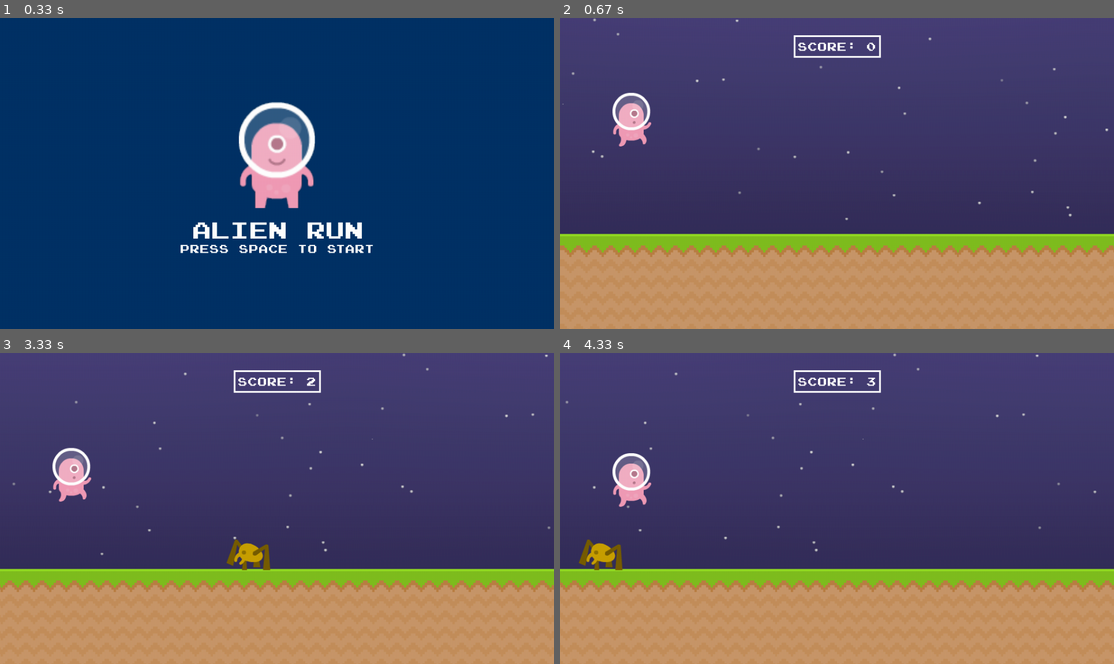
Above: before the commit, frames 1-4 (two rows, left to right).
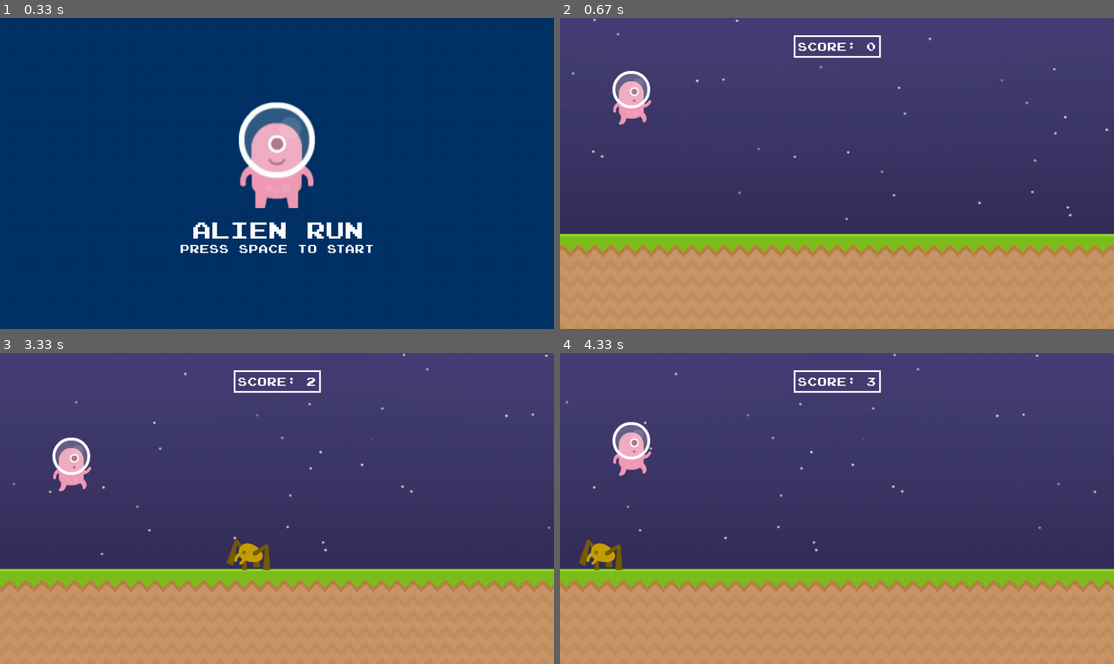
Above: after the commit, the same moments.

Repository: jakubvod/pygame_game
Game: pygame game, started from alien_run.py
The game is run twice, just before and just after one commit, with the same random seed, the same clock (stepped at 60 frames per second) and the same inputs.
Inputs:
- Up to frame 1 (0.33 s): no input
- Up to frame 2 (0.67 s): tap Space at 0.33 s
- Up to frame 3 (3.33 s): tap Space at 3.17 s
- Up to frame 4 (4.33 s): tap Space at 3.57, 3.87, 4.07 s

Frame 1 is identical in both runs. In frame 2, 1.3% of the frame differs, in the area x 9-17%, y 16-42%; in frame 3, 0.9%; in frame 4, 1.5%, in the area x 9-17%, y 22-50%.

Commit message:
add coin pickup (with pickup class)

Diff:
--- a/alien_run.py
+++ b/alien_run.py
@@ -27,7 +27,7 @@
     def check_input(self) -> None:
         keys = pygame.key.get_pressed()
         if keys[pygame.K_SPACE] and self.rect.bottom >= PLAYER_HEIGHT:
-            self.gravity = -18
+            self.gravity = -20
 
     def apply_gravity(self) -> None:
         self.gravity += 1
@@ -82,15 +82,55 @@
         self.rect.x -= 6
         self.destroy()
 
-def collision() -> bool:
+
+class Pickup(pygame.sprite.Sprite):
+    def __init__(self, name: str) -> None:
+        super().__init__()
+        self.animation_index = 0.0
+        self.animations: list[pygame.Surface] = []
+
+        if name == "coin":
+            self.type: str = "coin"
+            self.animations.append(pygame.transform.rotozoom(pygame.image.load(abs_path / "graphics" / "pickups" / "coin" / "silver_1.png").convert_alpha(), 0, 0.5))
+            self.animations.append(pygame.transform.rotozoom(pygame.image.load(abs_path / "graphics" / "pickups" / "coin" / "silver_2.png").convert_alpha(), 0, 0.5))
+            self.animations.append(pygame.transform.rotozoom(pygame.image.load(abs_path / "graphics" / "pickups" / "coin" / "silver_3.png").convert_alpha(), 0, 0.5))
+            self.animations.append(pygame.transform.rotozoom(pygame.image.load(abs_path / "graphics" / "pickups" / "coin" / "silver_4.png").convert_alpha(), 0, 0.5))
+            self.animations.append(pygame.transform.rotozoom(pygame.image.load(abs_path / "graphics" / "pickups" / "coin" / "silver_5.png").convert_alpha(), 0, 0.5))
+            self.animations.append(pygame.transform.rotozoom(pygame.image.load(abs_path / "graphics" / "pickups" / "coin" / "silver_6.png").convert_alpha(), 0, 0.5))
+            self.image = self.animations[int(self.animation_index)]
+            self.rect = self.image.get_rect(midbottom = (randint(1600, 3000), randint(PLAYER_HEIGHT - 18, PLAYER_HEIGHT - 4)))
+
+    def animate(self) -> None:
+        self.animation_index += 0.15
+        if self.animation_index >= len(self.animations): self.animation_index = 0
+        self.image = self.animations[int(self.animation_index)]
+
+    def destroy(self) -> None:
+        if self.rect.right <= 0:
+            self.kill()
+
+    def update(self) -> None:
+        self.animate()
+        self.rect.x -= 5
+        self.destroy()
+
+
+
+def collision(coin_score: int) -> bool:
     if pygame.sprite.spritecollide(player.sprite, obstacle_group, False):
         obstacle_group.empty()
-        return True
-    return False
-
-def display_score() -> int:
+        pickup_group.empty()
+        return False, coin_score
+
+    for pickup in pygame.sprite.spritecollide(player.sprite, pickup_group, True):
+        if pickup.type == "coin":
+            coin_score += 5
+
+    return True, coin_score
+
+def display_score(coin_score: int) -> int:
     # Score
-    time = int((pygame.time.get_ticks() - start_time) / 1000)
+    time = int((pygame.time.get_ticks() - start_time) / 1000) + coin_score
     surf = font.render(f"Score: {time}", False, (255, 255, 255))
     rect = surf.get_rect(center = (SCREEN_WIDTH / 2, SCREEN_HEIGHT * 0.09))
     screen.blit(surf, rect)
@@ -172,6 +212,7 @@
 game_active = False
 start_time = 0
 score = 0
+coin_score = 0 # One coin collected equals +5 score
 highscore = load_highscore()
 
 # Font
@@ -191,10 +232,13 @@
 player = pygame.sprite.GroupSingle()
 player.add(Player())
 obstacle_group = pygame.sprite.Group()
-
-# Obstacle timer
+pickup_group = pygame.sprite.Group()
+
+# Timers
 obstacle_timer = pygame.USEREVENT + 1
 pygame.time.set_timer(obstacle_timer,1700)
+pickup_timer = pygame.USEREVENT + 2
+pygame.time.set_timer(pickup_timer, 5000)
 
 
 while True:
@@ -206,6 +250,8 @@
         if game_active:
             if event.type == obstacle_timer:
                 obstacle_group.add(Obstacle(choice(["spider", "spider", "fly"])))
+            if event.type == pickup_timer:
+                pickup_group.add(Pickup(choice(["coin"]) ))
         else:
             if event.type == pygame.KEYDOWN and event.key == pygame.K_SPACE:
                 game_active = True
@@ -221,10 +267,11 @@
         obstacle_group.draw(screen)
         obstacle_group.update()
 
-        score = display_score()
-
-        if collision():
-            game_active = False
+        pickup_group.draw(screen)
+        pickup_group.update()
+
+        game_active, coin_score = collision(coin_score)
+        score = display_score(coin_score)
 
 
 
Binary file added: graphics/pickups/coin/silver_1.png
Binary file added: graphics/pickups/coin/silver_2.png
Binary file added: graphics/pickups/coin/silver_3.png
Binary file added: graphics/pickups/coin/silver_4.png
Binary file added: graphics/pickups/coin/silver_5.png
Binary file added: graphics/pickups/coin/silver_6.png
